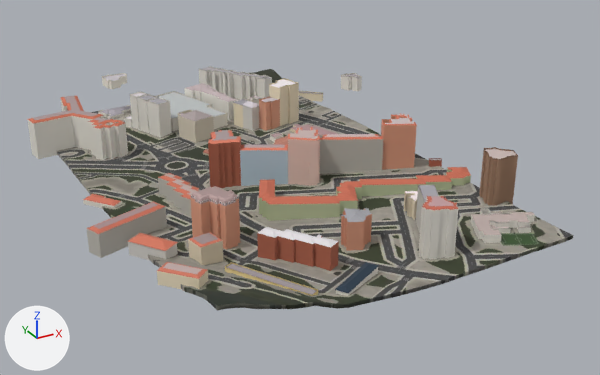
Two versions of the glTF model public/tiles/amadora/t_7_2.glb, one commit apart.
One viewpoint serves both versions: a camera (50 mm lens) standing at (-6114.0, 4864.0, 349.0) and looking at (-5786.0, 5461.0, 50.0). The axes (+X, +Y, +Z) are drawn at lower left. The lights are the same throughout. The first picture is the older version. Where no turn or scale is listed for an object, it has been applied to the vertices. Vertices at exactly the same position are counted once.

Before the edit, the objects in view are built like this:
```python
me_buildings = bpy.data.meshes.new('buildings')
me_buildings.from_pydata(...)  # 3562 vertices, 4804 faces; spans x -170.0..170.0, y -246.0..246.0, z -31.0..31.0
me_buildings.materials.append(mat_buildings)
me_terrain = bpy.data.meshes.new('terrain')
me_terrain.from_pydata(...)  # 2500 vertices, 4802 faces; spans x -142.0..142.0, y -250.0..250.0, z -22.0..22.0
me_terrain.materials.append(mat_ground)  # picture img_ground
ob_buildings = bpy.data.objects.new('buildings', me_buildings)
ob_buildings.location = (-5819.6, 5501.8, 84.8)
ob_terrain = bpy.data.objects.new('terrain', me_terrain)
ob_terrain.location = (-5816.8, 5496.1, 73.3)
```
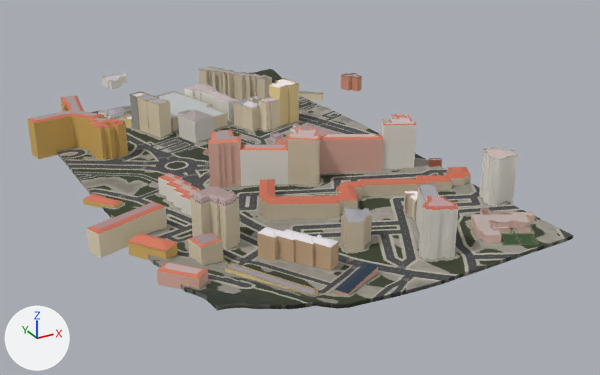
What differs and where, as boxes (x1, y1, x2, y2) in the pictures (600 x 375 px; the box of a moved part takes in the faces that stretch with it):
part 1 of me_buildings, moved or reshaped
    both: (233, 99, 259, 131)
part 2 of me_buildings, recoloured
    both: (27, 68, 535, 296)

Edits to the bpy script that builds the scene:
```text
Change me_buildings:
    used by ob_buildings; location = (-5819.6, 5501.8, 84.8)
    remove me_buildings.from_pydata(...)  # 3562 vertices, 4804 faces; spans x -170.0..170.0, y -246.0..246.0, z -31.0..31.0
    add me_buildings.from_pydata(...)  # 3585 vertices, 4817 faces; spans x -170.0..170.0, y -246.0..246.0, z -31.0..31.0
    me_buildings part 1
    20 faces are deleted
    20 new faces join them
    me_buildings part 2: 4742 kept faces spanning x -170.0..170.0, y -246.0..246.0, z -31.0..31.0 get new vertex colours
    other edits to the shape of me_buildings do not show in these pictures
```
